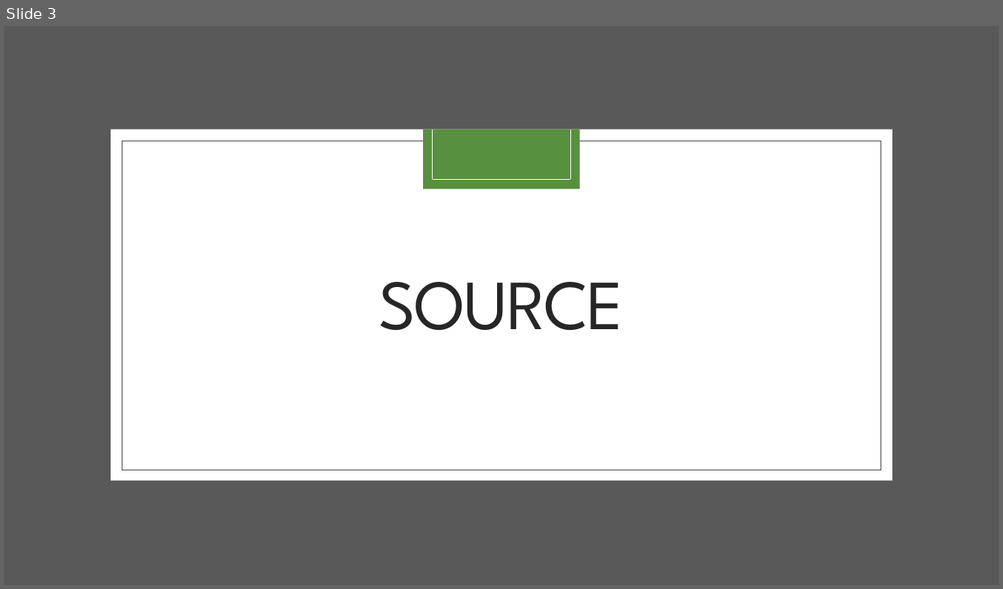
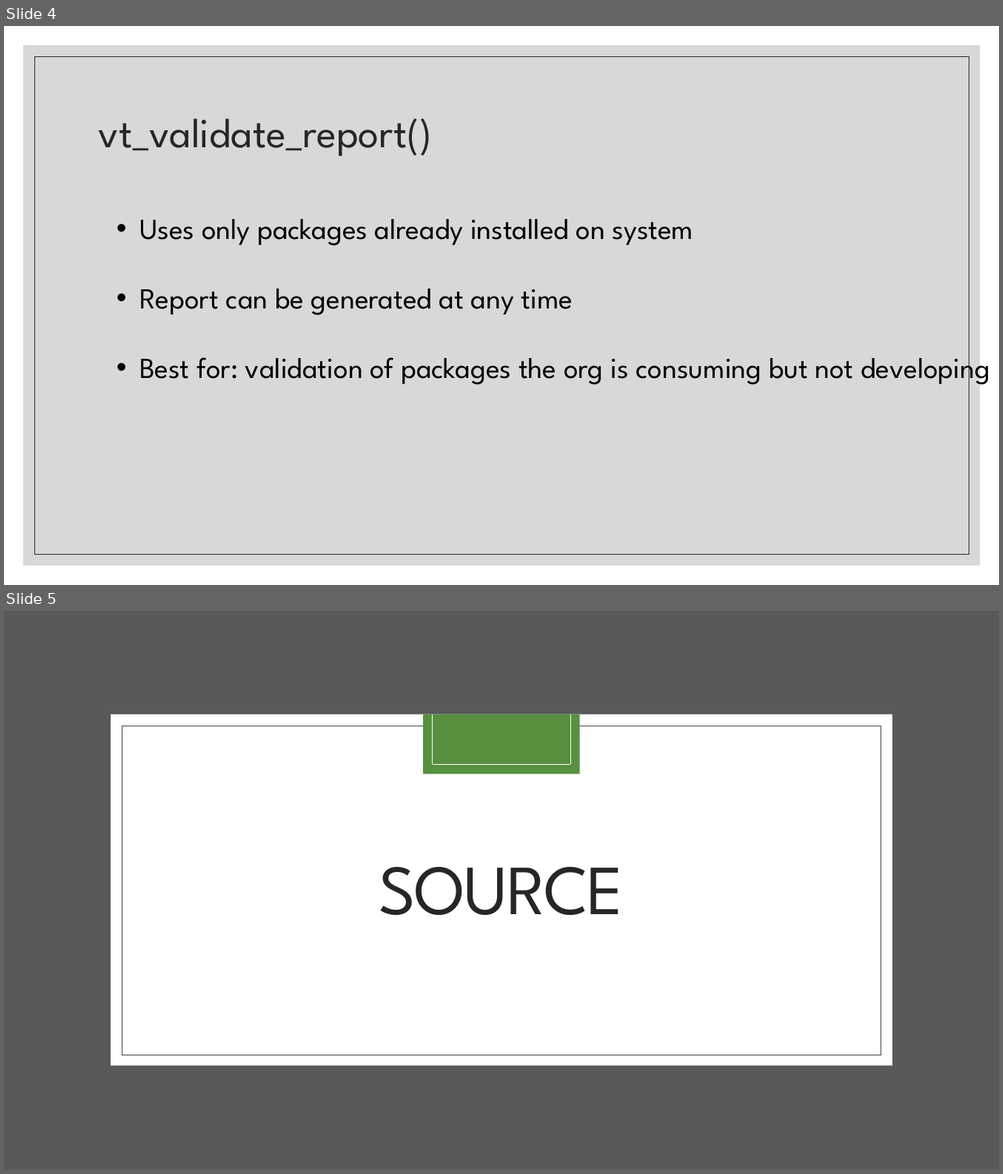
Before and after one commit to FredHutch/R_Package_Validation_Tutorial, a slide deck: Slides/Slides-04-Introduction_to_Valtools/Slides-04-03-Modes_of_Validation/Slides-04-03-Modes_of_Validation.pptx. Shown one above the other, each under a label of ours: slide 3 before the commit, slides 4 and 5 after it. The pictures are 1003x589 and 1003x1174 pixels, drawn with LibreOffice and Linux fonts; fonts in the diff are those of the drawing. Boxes give left, top, right and bottom in pixels: in the first picture for what was removed or moved away, otherwise in the second. Text is boxed around its words. In the diff, an @@ line names an element or a change of style, - is before the commit and + after.

```diff
--- a/Slides/Slides-04-Introduction_to_Valtools/Slides-04-03-Modes_of_Validation/Slides-04-03-Modes_of_Validation.pptx
+++ b/Slides/Slides-04-Introduction_to_Valtools/Slides-04-03-Modes_of_Validation/Slides-04-03-Modes_of_Validation.pptx
@@ slide 4 added at (4, 26, 999, 585), background #FFFFFF @@
@@ rectangle added at (23, 45, 980, 566), fill #BFBFBF at 60% opacity @@
@@ rectangle added at (34, 56, 969, 555), outline #262626 0.5 pt @@
@@ title added at (99, 118, 432, 156), 40 pt, text #262626 @@
+vt_validate_report()
@@ text added at (139, 219, 990, 388), 28 pt, text #000000 @@
+• Uses only packages already installed on system
+• Report can be generated at any time
+• Best for: validation of packages the org is consuming but not developing
@@ what was slide 3 is now slide 5 @@
```
Also in this commit, not shown: 4 slides changed, 1 other slide added, 1 other file.
